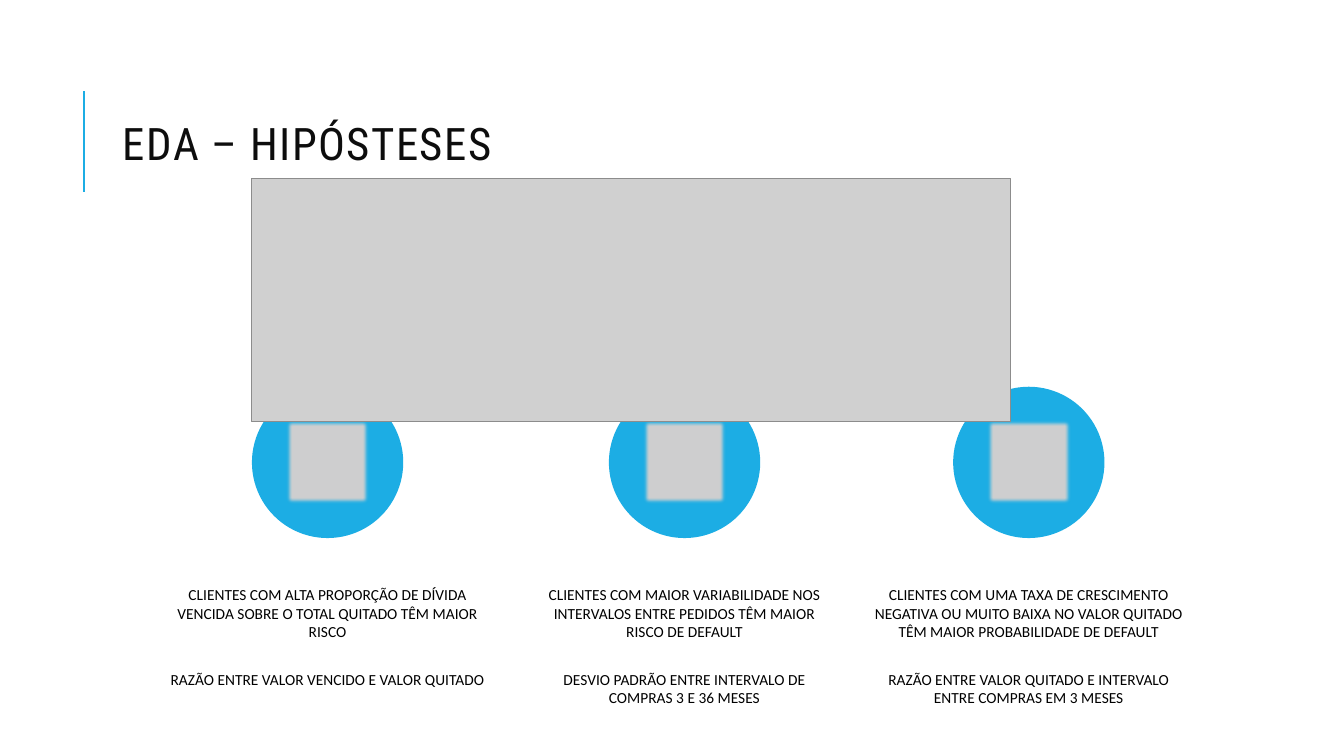
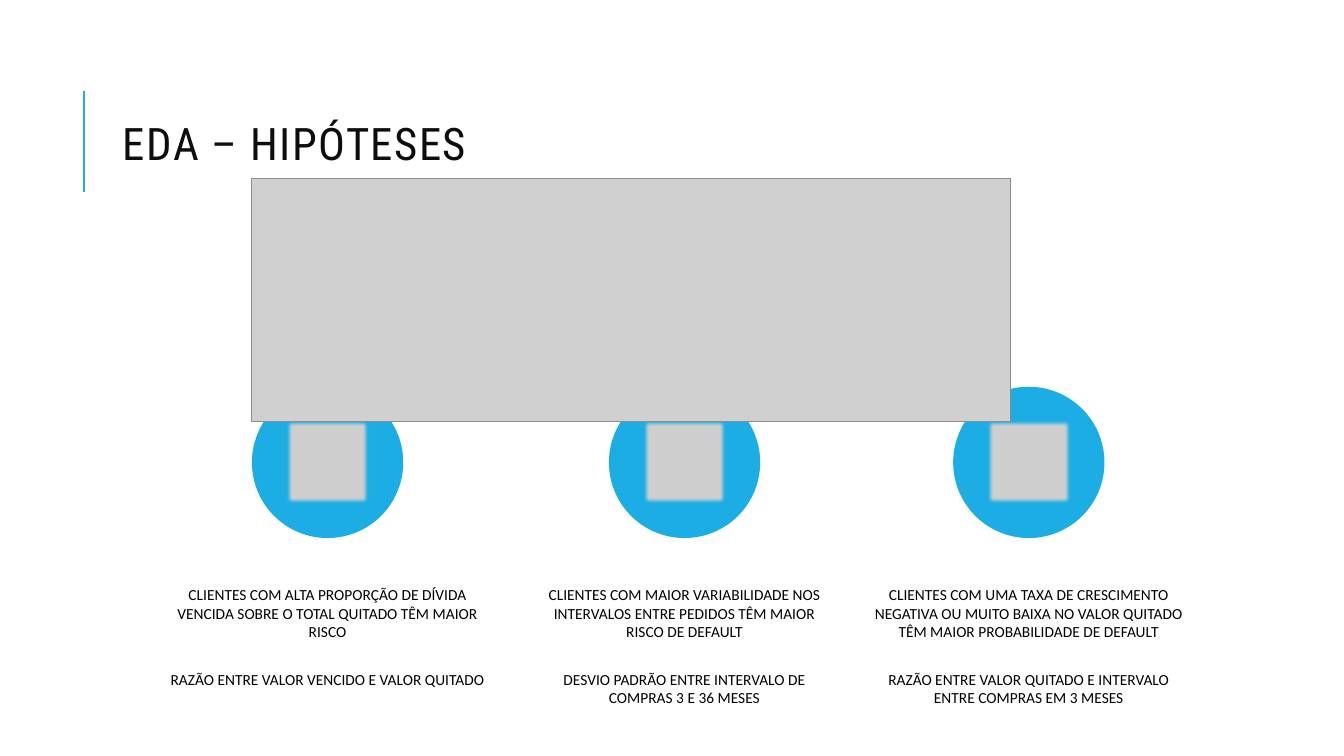
Before and after one commit to AndrewLaganaro/Default_Analysis_Challenge, a slide deck: slide 5 of Assets/Projeto de Predição de Inadimplência – Xhealth.pptx. Drawn at 1344x756 pixels with LibreOffice and Linux fonts; fonts in the diff are those of the drawing; grey boxes stand for pictures. Boxes give left, top, right and bottom in pixels: in the first picture for what was removed or moved away, otherwise in the second. Text is boxed around its words. In the diff, an @@ line names an element or a change of style, - is before the commit and + after.

Commit message:
Presentation updated

```diff
--- a/Assets/Projeto de Predição de Inadimplência – Xhealth.pptx
+++ b/Assets/Projeto de Predição de Inadimplência – Xhealth.pptx
@@ title at <box>123,119,467,161</box>: text changed @@
-EDA – HIPÓSTESES
+EDA – HIPÓTESES
```
Also in this commit, not shown: 1 other slide changed.
